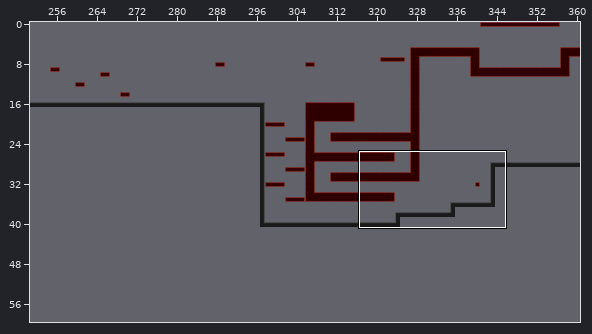
A Tiled map gets an edit: Maps/level4_01.tmx. The first picture is a wide view before the edit; the outline marks the close-up.
Close-up. Before the commit:
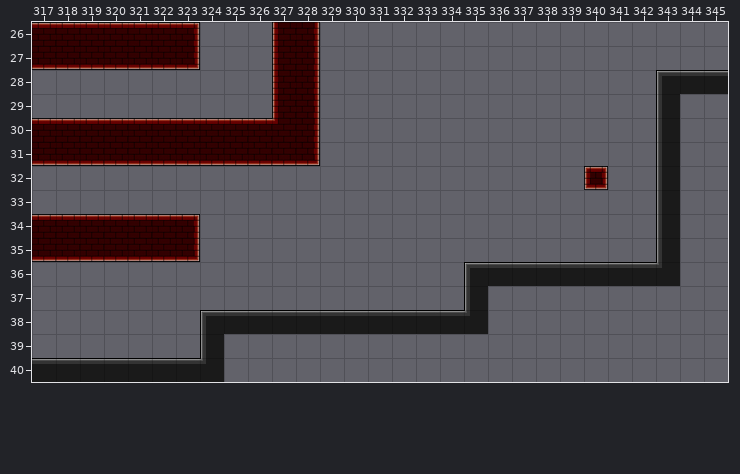
Cells are 32x32 px. Shown: x 317..345, y 26..40. The commit also changed other parts of the map, which this record leaves out.
Once edited:
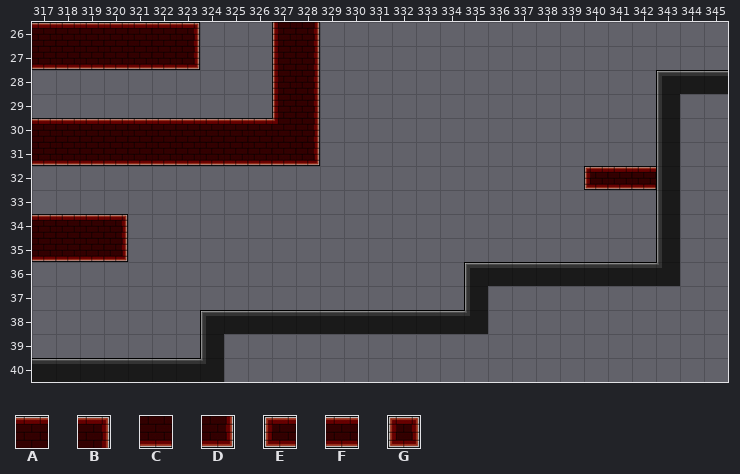
Key: from "BrickOutside": A 1, B 2, C 11, D 12, E 15, F 16, G 20.
_ is an empty cell, . an unchanged one.
From old to new:
--- layer "Tile Layer 1"
@@ x 340..342 @@
-32 G__
+32 EFF
@@ x 320..323 @@
-34 AAAB
-35 CCCD
+34 B___
+35 D___
Changed places in both close-ups, as pixel boxes (x1, y1, x2, y2):
changed: (584, 166, 656, 190)
changed: (122, 214, 200, 262)
